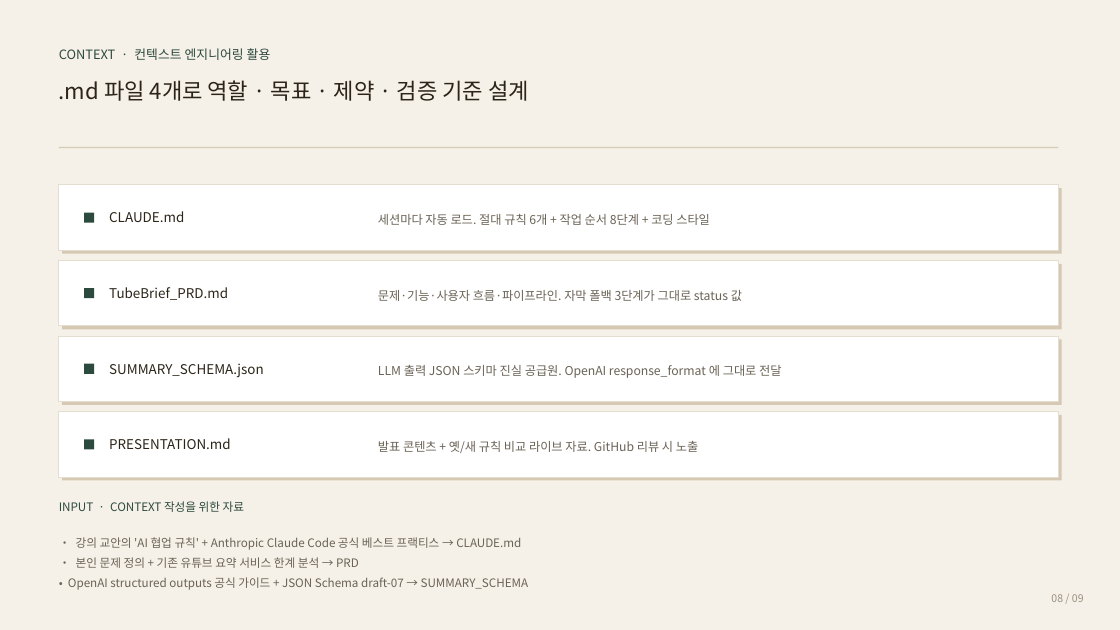
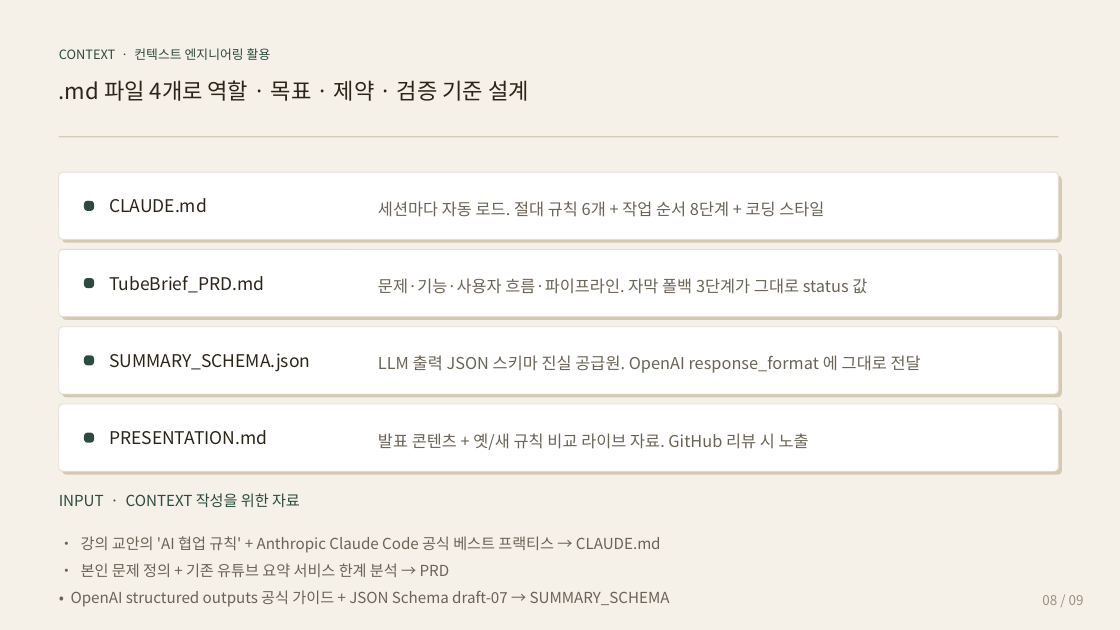
Before and after one commit to leeyongjoo9-rgb/tubebrief_mvp, a slide deck: slide 8 of 이용주-기말발표자료.pptx. Drawn at 1120x630 pixels with LibreOffice and Linux fonts; fonts in the diff are those of the drawing. Boxes give left, top, right and bottom in pixels: in the first picture for what was removed or moved away, otherwise in the second. Text is boxed around its words. In the diff, an @@ line names an element or a change of style, - is before the commit and + after.

Commit message:
design: PPTX 2차 수정 (4가지 주문 반영)
① 페이지 제목을 제외한 텍스트 30% 키움
- 카드 제목: 12.5→16, 본문: 11→14, row_card 라벨: 11.5→15
- 표지 한 줄 소개: 17→22, 발표자/링크: 11→14, 라벨: 8.5→11
- kicker: 10→13, 하단 한계: 9.5→12.5, 표 본문: 11→14
- 페이지 제목(영문 카테고리, 한국어 부제, 표지 TubeBrief)은 그대로

② 페이지 제목 구분선을 제목 바로 밑으로 (1.75→1.62)

③ 모든 박스를 둥근 모서리로 (corner_pct=0.06 통일)
- add_rect 기본을 rounded=True 로 변경
- add_card 의 본 카드 + 그림자 모두 ROUNDED_RECTANGLE
- 강의 칩, T 마크, kicker 강조 박스, 아이콘 정사각형 모두 둥글게
- divider 같이 얇은 라인만 rounded=False

④ 마지막 페이지(NEXT) 레이아웃 재배치
- 상단: 좌측 어려움+해결(3.4h) / 우측 결과 비교(3.4h)
- 하단: LIMITATION 박스(전체 폭 12.0, 1.65h)
- LIMITATION 도 박스 안에 위치, kicker + 3개 항목

```diff
--- a/이용주-기말발표자료.pptx
+++ b/이용주-기말발표자료.pptx
@@ 2 texts, 1 rounded rectangle: place and size @@
-2 texts, 1 rounded rectangle at (59, 185, 1059, 250)
+2 texts, 1 rounded rectangle at (59, 172, 1059, 239)
@@ rectangle to rounded rectangle in 12 elements at (84, 433, 94, 443), (62, 408, 1062, 475), (59, 404, 1059, 471), (84, 355, 94, 365), (62, 330, 1062, 397), (59, 327, 1059, 394), (84, 278, 94, 288), (59, 250, 1059, 317), (62, 253, 1062, 320), (84, 201, 94, 211), (62, 176, 1062, 243), (59, 172, 1059, 239) @@
@@ 9 rounded rectangles, 7 texts, 1 rectangle: place and size @@
-9 rounded rectangles, 7 texts, 1 rectangle at (59, 147, 1062, 512)
+9 rounded rectangles, 7 texts, 1 rectangle at (59, 136, 1062, 507)
@@ size 11.5 to 15 pt in 4 elements at (109, 430, 267, 445), (109, 353, 310, 372), (109, 276, 264, 293), (109, 198, 207, 212) @@
@@ size 10.5 to 14 pt in 4 elements at (378, 433, 809, 450), (378, 355, 921, 373), (378, 278, 867, 294), (378, 201, 824, 217) @@
@@ rounded rectangle: place and size @@
-rounded rectangle at (62, 415, 1062, 481)
+rounded rectangle at (62, 408, 1062, 475)
@@ rounded rectangle: place and size @@
-rounded rectangle at (84, 439, 94, 450)
+rounded rectangle at (84, 433, 94, 443)
@@ text "INPUT · CONTEXT 작성을 위한 ..." at (59, 493, 300, 507): size 10 to 13 pt @@
@@ text "• 강의 교안의 'AI 협업 ..." at (71, 536, 670, 607): size 10 to 13 pt; line spacing 1.45 to 1.5 @@
@@ text "08 / 09" at (1042, 595, 1084, 605): size 9 to 11.5 pt @@
```
Also in this commit, not shown: 8 other slides changed, 1 other file.
